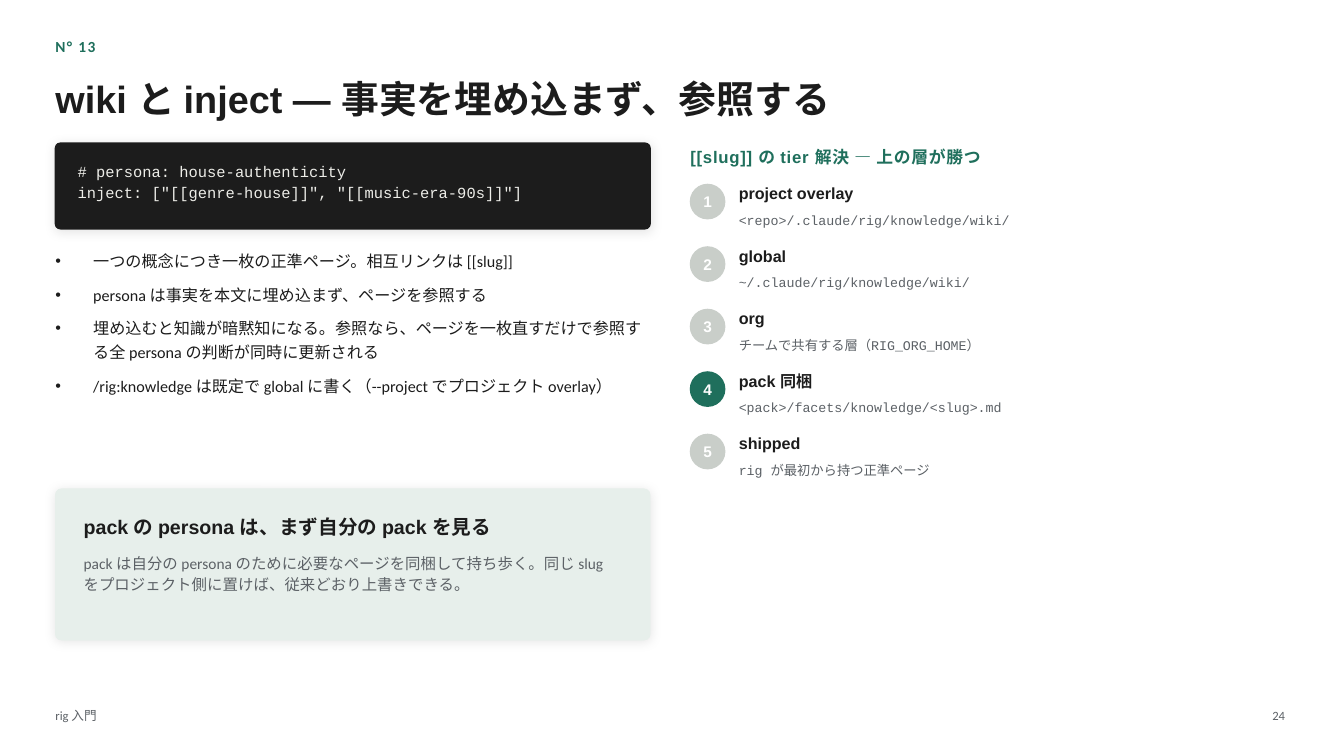
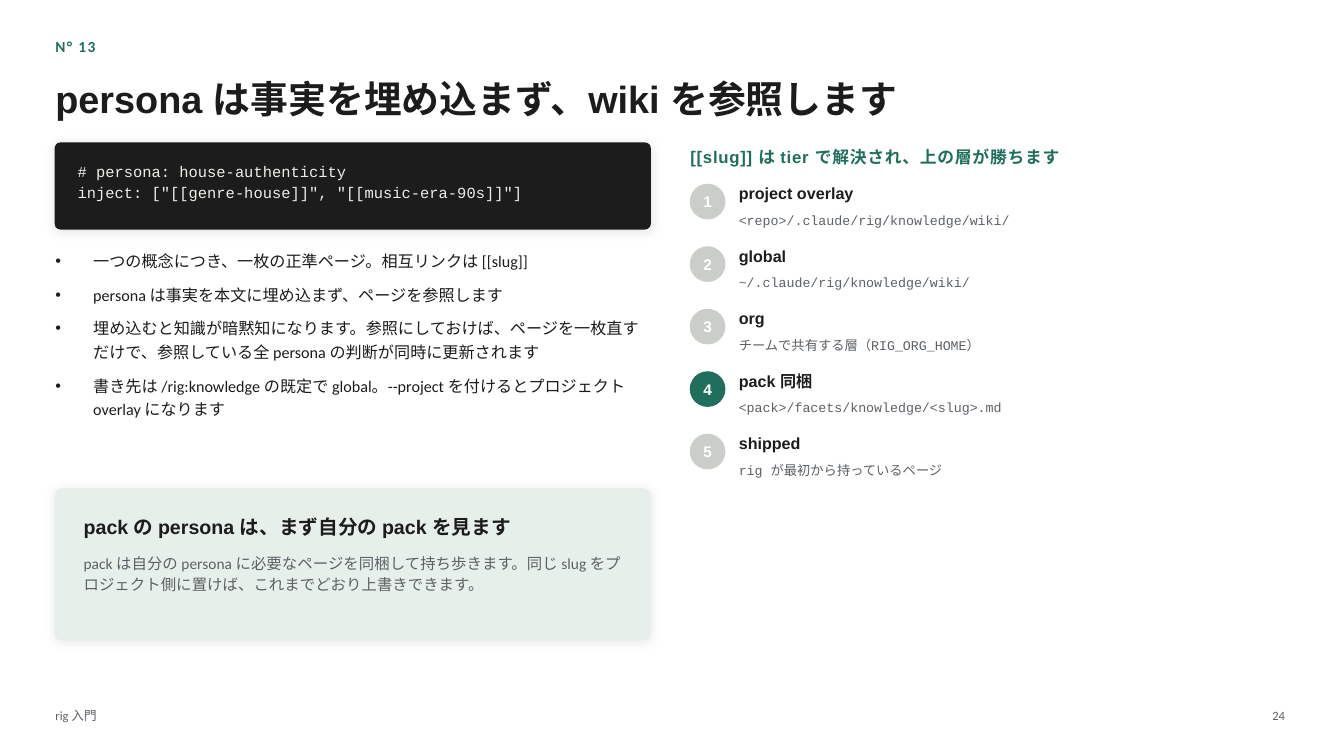
Before and after one commit to itoh-shun/rig, a slide deck: slide 24 of docs/onboarding/rig-intro.ja.pptx. Drawn at 1344x756 pixels with LibreOffice and Linux fonts; fonts in the diff are those of the drawing. Boxes give left, top, right and bottom in pixels: in the first picture for what was removed or moved away, otherwise in the second. Text is boxed around its words. In the diff, an @@ line names an element or a change of style, - is before the commit and + after.

```diff
--- a/docs/onboarding/rig-intro.ja.pptx
+++ b/docs/onboarding/rig-intro.ja.pptx
@@ text at [55, 80, 897, 121]: text changed @@
-wiki と inject — 事実を埋め込まず、参照する
+persona は事実を埋め込まず、wiki を参照します
@@ text at [690, 148, 1060, 167]: text changed @@
-[[slug]] の tier 解決 — 上の層が勝つ
+[[slug]] は tier で解決され、上の層が勝ちます
@@ text at [93, 253, 638, 418]: text changed @@
-• 一つの概念につき一枚の正準ページ。相互リンクは [[slug]]
-• persona は事実を本文に埋め込まず、ページを参照する
-• 埋め込むと知識が暗黙知になる。参照なら、ページを一枚直すだけで参照する全 persona の判断が同時に更新される
-• /rig:knowledge は既定で global に書く（--project でプロジェクト overlay）
+• 一つの概念につき、一枚の正準ページ。相互リンクは [[slug]]
+• persona は事実を本文に埋め込まず、ページを参照します
+• 埋め込むと知識が暗黙知になります。参照にしておけば、ページを一枚直すだけで、参照している全 persona の判断が同時に更新されます
+• 書き先は /rig:knowledge の既定で global。--project を付けるとプロジェクト overlay になります
@@ text at [739, 464, 943, 478]: text changed @@
-rig が最初から持つ正準ページ
+rig が最初から持っているページ
@@ text at [84, 517, 510, 538]: text changed @@
-pack の persona は、まず自分の pack を見る
+pack の persona は、まず自分の pack を見ます
@@ text at [84, 556, 621, 591]: text changed @@
-pack は自分の persona のために必要なページを同梱して持ち歩く。同じ slug をプロジェクト側に置けば、従来どおり上書きできる。
+pack は自分の persona に必要なページを同梱して持ち歩きます。同じ slug をプロジェクト側に置けば、これまでどおり上書きできます。
```
Also in this commit, not shown: 30 other slides changed, 4 other files.
